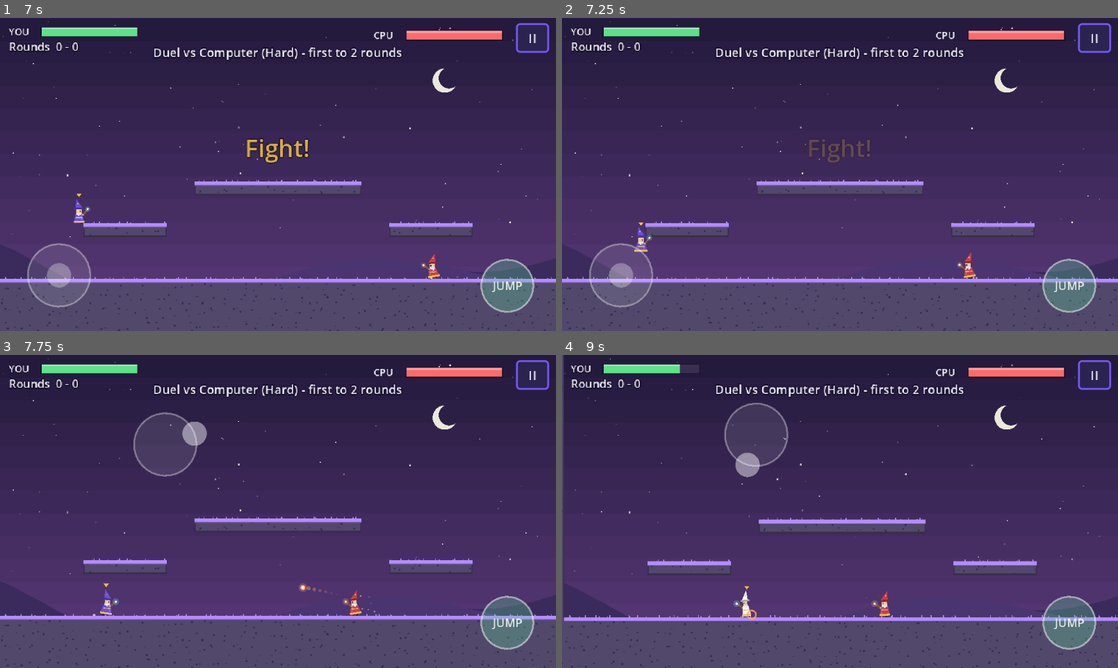
Above: before the commit, frames 1-4 (two rows, left to right).
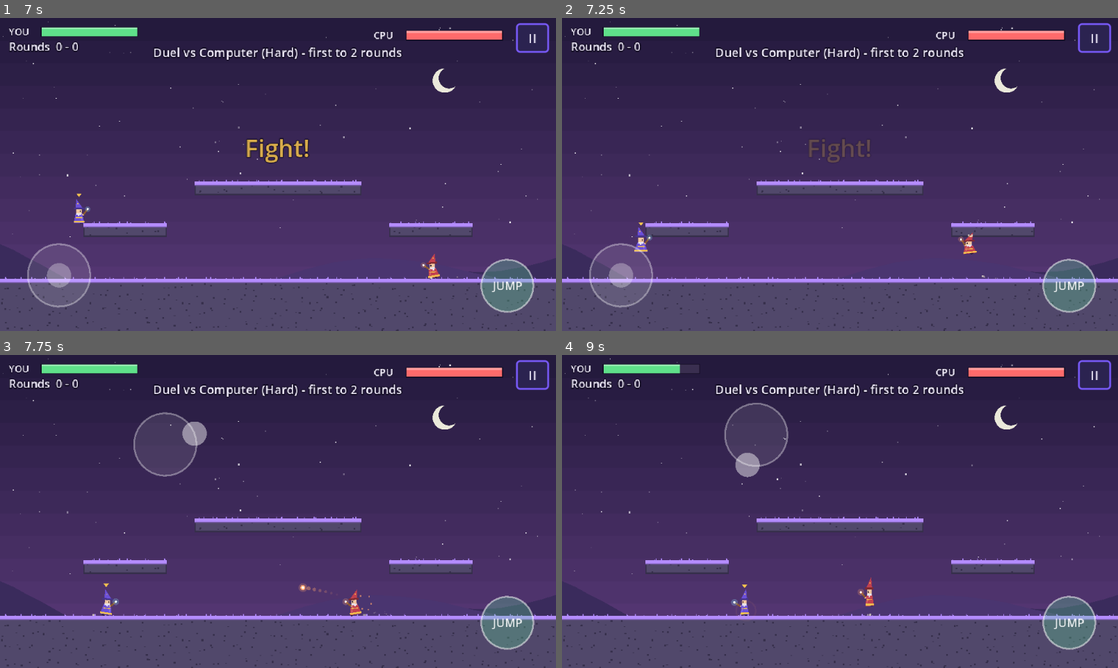
Above: after the commit, the same moments.

Repository: Lynnield/Arcane
Game: Godot game, scene res://scenes/ui/title.tscn
Same seed, same stepped clock (60 frames per second), same inputs: the game is played once before the commit and once after it.
Inputs (mouse positions are in pixels of both pictures, inside the frame that each line leads up to):
- Up to frame 1 (7 s): tap Enter at 0.5, 5.75 s; move the mouse to (400, 158) at 0.52 s; hold D (move_right) 0.53-1.25 s; hold Space (jump) 0.53-1.25 s; click (400, 158) at 0.67 s; click "Play Offline" at 1.25 s; click "Hard" at 2 s; click "II" at 2.75 s; click "Restart" at 3.5 s; tap Space (jump) at 4.25 s; drag from (166, 190) to (250, 237) at 4.27 s; move the mouse to (333, 105) at 5.02 s; hold A (move_left) 5.03-5.75 s; hold Space (jump) 5.03-5.75 s; drag from (250, 237) to (111, 127) at 5.77 s; move the mouse to (444, 221) at 6.52 s; hold D (move_right) from 6.53 s (still down); hold Space (jump) from 6.53 s (still down)
- Up to frame 2 (7.25 s): keep holding D (move_right); keep holding Space (jump)
- Up to frame 3 (7.75 s): release D (move_right) at 7.25 s; release Space (jump) at 7.25 s; drag from (111, 464) to (194, 433) at 7.27 s
- Up to frame 4 (9 s): move the mouse to (867, 511) at 8.02 s; hold D (move_right) 8.03-8.75 s; hold Space (jump) 8.03-8.75 s; click (867, 511) at 8.17 s; drag from (756, 433) to (728, 527) at 8.77 s

Frame 1 is identical in both runs. In frame 2, 0.2% of the frame differs, in the area x 71-77%, y 68-84%; in frame 3, less than 0.1%; in frame 4, 3.5%, in the area x 0-100%, y 0-100%.

Commit message:
feat: computer wizard hops and double jumps in duels
The CPU now hops at random during fights and, once per jump near its apex, may spend its air jump to dodge an incoming orb, climb toward a higher player or just mix it up. Frequency scales with difficulty (Easy / Normal / Hard).

Diff:
--- a/scripts/cpu_brain.gd
+++ b/scripts/cpu_brain.gd
@@ -7,11 +7,13 @@
 signal fire_requested(drag: Vector2)
 
 ## Per difficulty: seconds between shots, aim error (px), chance to hop over
-## an incoming orb, and how much it leads a moving target.
+## an incoming orb, how much it leads a moving target, and how often it uses
+## its double jump (dodging in mid-air, climbing toward the player, or at random),
+## and random hops per second so it is a moving target.
 const LEVELS := {
-	1: {"name": "Easy", "cooldown": 1.8, "error": 28.0, "dodge": 0.15, "lead": 0.0},
-	2: {"name": "Normal", "cooldown": 1.15, "error": 12.0, "dodge": 0.45, "lead": 0.6},
-	3: {"name": "Hard", "cooldown": 0.65, "error": 4.0, "dodge": 0.8, "lead": 1.0},
+	1: {"name": "Easy", "cooldown": 1.8, "error": 28.0, "dodge": 0.15, "lead": 0.0, "double": 0.25, "hop": 0.15},
+	2: {"name": "Normal", "cooldown": 1.15, "error": 12.0, "dodge": 0.45, "lead": 0.6, "double": 0.6, "hop": 0.35},
+	3: {"name": "Hard", "cooldown": 0.65, "error": 4.0, "dodge": 0.8, "lead": 1.0, "double": 0.9, "hop": 0.55},
 }
 
 var me: Player
@@ -25,6 +27,8 @@
 var _think := 0.0
 var _strafe := 0.0
 var _dodge_cooldown := 0.0
+var _double_used := false
+var _double_considered := false
 
 
 static func level_name(level: int) -> String:
@@ -71,6 +75,8 @@
 		_axis = _strafe
 	if me.is_on_floor() and (me.is_on_wall() or (foe.global_position.y < me.global_position.y - 40.0 and randf() < 0.02)):
 		_jump = true
+	elif me.is_on_floor() and randf() < float(cfg["hop"]) * delta:
+		_jump = true
 
 	_dodge_cooldown -= delta
 	if _dodge_cooldown <= 0.0 and me.is_on_floor() and _orb_incoming():
@@ -78,9 +84,35 @@
 		if randf() < cfg["dodge"]:
 			_jump = true
 
+	_think_double(cfg)
+
 	_fire_timer -= delta
 	if _fire_timer <= 0.0:
 		_fire_timer = float(cfg["cooldown"]) * randf_range(0.8, 1.2) if _try_fire(cfg, dist) else 0.3
+
+
+## Decides once per airborne arc, near the top of the jump, whether to spend
+## the air jump: to dodge an orb, to reach a higher foe, or just to mix it up.
+func _think_double(cfg: Dictionary) -> void:
+	if me.is_on_floor():
+		_double_used = false
+		_double_considered = false
+		return
+	if _double_used or me.velocity.y < -80.0:
+		return
+	var chance := float(cfg["double"])
+	if _orb_incoming():
+		if randf() < chance:
+			_jump = true
+			_double_used = true
+		return
+	if _double_considered:
+		return
+	_double_considered = true
+	var foe_above := foe.global_position.y < me.global_position.y - 24.0
+	if (foe_above and randf() < chance) or randf() < chance * 0.3:
+		_jump = true
+		_double_used = true
 
 
 func _orb_incoming() -> bool:
